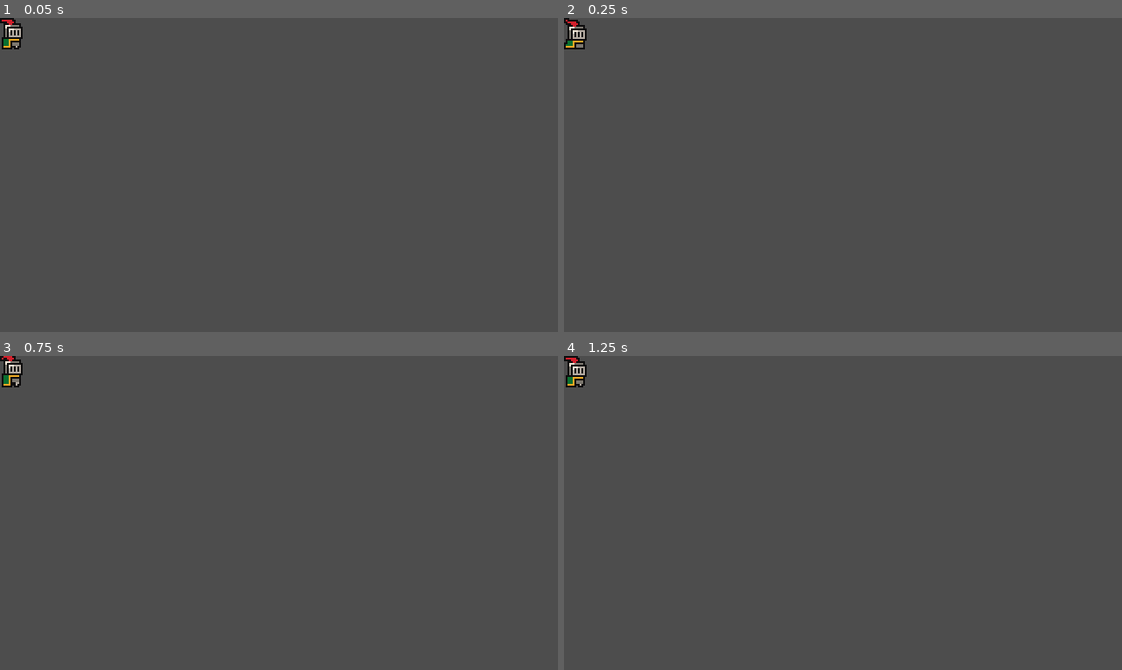
Above: before the commit, frames 1-4 (two rows, left to right).
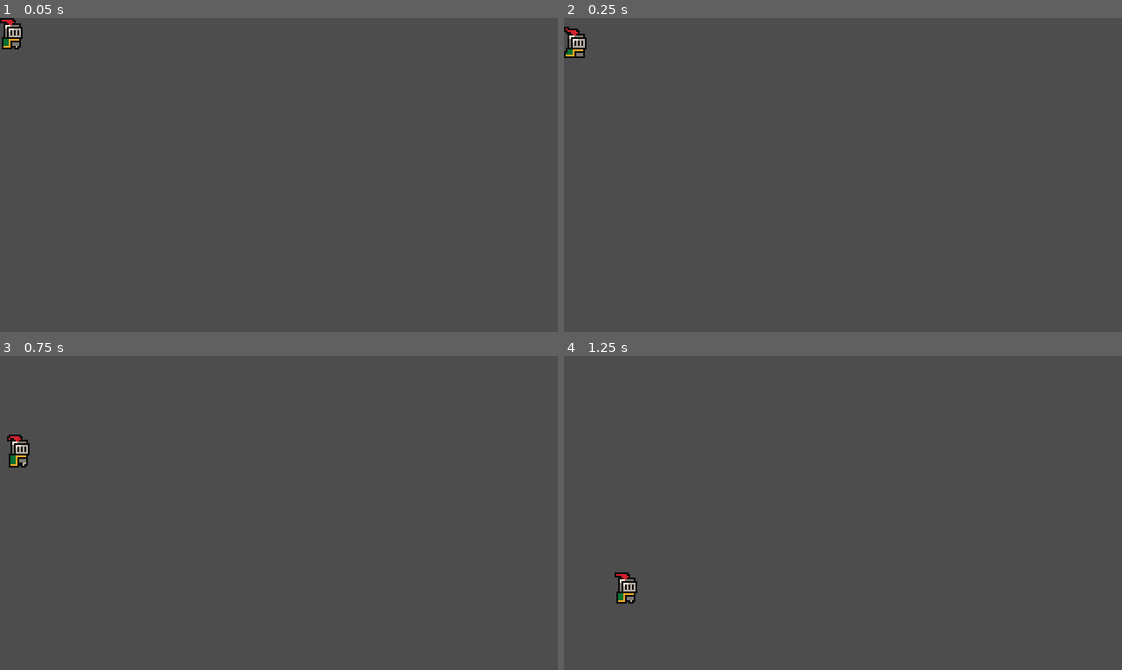
Above: after the commit, the same moments.

Repository: lucbic64/godot-platformer-game
Game: Godot game, scene res://scenes/test_world.tscn
The game is run twice, just before and just after one commit, with the same random seed, the same clock (stepped at 60 frames per second) and the same inputs. Before the commit the project starts from res://scenes/player.tscn.
Inputs:
- Up to frame 1 (0.05 s): no input
- Up to frame 2 (0.25 s): no input
- Up to frame 3 (0.75 s): tap Enter (ui_accept) at 0.5, 0.6 s; hold Right (ui_right) from 0.53 s (still down)
- Up to frame 4 (1.25 s): keep holding Right (ui_right); tap Space (jump, bound only after the commit) at 0.77, 0.8, 1.07 s

Frame 1 is identical in both runs. In frame 2, 0.4% of the frame differs, in the area x 0-5%, y 0-13%; in frame 3, 0.7%, in the area x 0-6%, y 0-36%; in frame 4, 0.7%.

Commit message:
Add basic player movement
added movement in right/ left direction and added vertical raise of the player. Added Input Map for left right and jump

Diff:
--- a/project.godot
+++ b/project.godot
@@ -11,7 +11,7 @@
 [application]
 
 config/name="Platformer Game"
-run/main_scene="res://scenes/player.tscn"
+run/main_scene="res://scenes/test_world.tscn"
 config/features=PackedStringArray("4.3", "Forward Plus")
 config/icon="res://icon.svg"
 
@@ -23,6 +23,27 @@
 window/size/window_height_override=648
 window/stretch/mode="viewport"
 
+[input]
+
+left={
+"deadzone": 0.5,
+"events": [Object(InputEventKey,"resource_local_to_scene":false,"resource_name":"","device":-1,"window_id":0,"alt_pressed":false,"shift_pressed":false,"ctrl_pressed":false,"meta_pressed":false,"pressed":false,"keycode":0,"physical_keycode":65,"key_label":0,"unicode":97,"location":0,"echo":false,"script":null)
+, Object(InputEventKey,"resource_local_to_scene":false,"resource_name":"","device":-1,"window_id":0,"alt_pressed":false,"shift_pressed":false,"ctrl_pressed":false,"meta_pressed":false,"pressed":false,"keycode":0,"physical_keycode":4194319,"key_label":0,"unicode":0,"location":0,"echo":false,"script":null)
+]
+}
+right={
+"deadzone": 0.5,
+"events": [Object(InputEventKey,"resource_local_to_scene":false,"resource_name":"","device":-1,"window_id":0,"alt_pressed":false,"shift_pressed":false,"ctrl_pressed":false,"meta_pressed":false,"pressed":false,"keycode":0,"physical_keycode":68,"key_label":0,"unicode":100,"location":0,"echo":false,"script":null)
+, Object(InputEventKey,"resource_local_to_scene":false,"resource_name":"","device":-1,"window_id":0,"alt_pressed":false,"shift_pressed":false,"ctrl_pressed":false,"meta_pressed":false,"pressed":false,"keycode":0,"physical_keycode":4194321,"key_label":0,"unicode":0,"location":0,"echo":false,"script":null)
+]
+}
+jump={
+"deadzone": 0.5,
+"events": [Object(InputEventKey,"resource_local_to_scene":false,"resource_name":"","device":-1,"window_id":0,"alt_pressed":false,"shift_pressed":false,"ctrl_pressed":false,"meta_pressed":false,"pressed":false,"keycode":0,"physical_keycode":32,"key_label":0,"unicode":32,"location":0,"echo":false,"script":null)
+, Object(InputEventKey,"resource_local_to_scene":false,"resource_name":"","device":-1,"window_id":0,"alt_pressed":false,"shift_pressed":false,"ctrl_pressed":false,"meta_pressed":false,"pressed":false,"keycode":0,"physical_keycode":4194320,"key_label":0,"unicode":0,"location":0,"echo":false,"script":null)
+]
+}
+
 [rendering]
 
 textures/canvas_textures/default_texture_filter=0
--- a/scenes/player.tscn
+++ b/scenes/player.tscn
@@ -1,5 +1,6 @@
-[gd_scene load_steps=8 format=3 uid="uid://21go3c47b0ob"]
+[gd_scene load_steps=9 format=3 uid="uid://21go3c47b0ob"]
 
+[ext_resource type="Script" path="res://scripts/player.gd" id="1_0wkak"]
 [ext_resource type="Texture2D" uid="uid://8825q1l8sjie" path="res://assets/brackeys_platformer_assets/sprites/knight.png" id="1_ngrly"]
 
 [sub_resource type="AtlasTexture" id="AtlasTexture_u7kdn"]
@@ -42,6 +43,7 @@
 size = Vector2(10, 14)
 
 [node name="Player" type="CharacterBody2D"]
+script = ExtResource("1_0wkak")
 metadata/_edit_group_ = true
 
 [node name="PlayerSprite" type="AnimatedSprite2D" parent="."]
--- a/scenes/test_world.tscn
+++ b/scenes/test_world.tscn
@@ -1,20 +1,19 @@
-[gd_scene load_steps=4 format=3 uid="uid://bhltvuh5agp4h"]
+[gd_scene load_steps=2 format=3 uid="uid://bhltvuh5agp4h"]
 
-[ext_resource type="Texture2D" uid="uid://dyiwhxn7mglh3" path="res://icon.svg" id="1_2c12c"]
-[ext_resource type="Script" path="res://scripts/player.gd" id="1_q8arx"]
-
-[sub_resource type="RectangleShape2D" id="RectangleShape2D_xpq11"]
-size = Vector2(128, 128)
+[ext_resource type="PackedScene" uid="uid://21go3c47b0ob" path="res://scenes/player.tscn" id="1_ol4xw"]
 
 [node name="TestWorld" type="Node2D"]
 
-[node name="Player" type="CharacterBody2D" parent="."]
-position = Vector2(238, 504)
-script = ExtResource("1_q8arx")
-metadata/_edit_group_ = true
+[node name="Player" parent="." instance=ExtResource("1_ol4xw")]
+max_speed = 50.0
+acceleration = 200.0
+friction_percentage = 5.0
+jump_height = 20.0
+jump_time_to_peak = 0.5
+jump_time_to_descent = 0.5
 
-[node name="CollisionShape2D" type="CollisionShape2D" parent="Player"]
-shape = SubResource("RectangleShape2D_xpq11")
+[node name="StaticBody2D" type="StaticBody2D" parent="."]
 
-[node name="Icon" type="Sprite2D" parent="Player"]
-texture = ExtResource("1_2c12c")
+[node name="CollisionPolygon2D" type="CollisionPolygon2D" parent="StaticBody2D"]
+position = Vector2(1, 0)
+polygon = PackedVector2Array(0, 159, 22, 158, 23, 142, 44, 143, 43, 177, 66, 178, 66, 163, 89, 162, 89, 149, 106, 148, 107, 134, 134, 134, 145, 134, 145, 122, 158, 122, 158, 107, 189, 90, 189, 133, 240, 132, 239, 86, 207, 86, 207, 78, 254, 79, 254, 63, 278, 63, 278, 0, 337, 0, 337, 196, -10, 195, -14, 0, -1, 0)
--- a/scripts/player.gd
+++ b/scripts/player.gd
@@ -1,25 +1,33 @@
 extends CharacterBody2D
 
+@export var max_speed: float = 200.0
+@export var acceleration = 50.0
+@export var friction_percentage = .2
+@export var air_friction_percentage = .05
 
-@export var speed = 300.0
-@export var jump_velocity = -400.0
+@export var jump_height: float
+@export var jump_time_to_peak: float
+@export var jump_time_to_descent: float
 
+@onready var jump_velocity = (2.0 * jump_height) / jump_time_to_peak * -1.0
+@onready var jump_gravity = (2.0 * jump_height) / jump_time_to_peak ** 2
+@onready var fall_gravity = (2.0 * jump_height) / jump_time_to_descent ** 2
+
+var gravity: float:
+	get():
+		return jump_gravity if velocity.y < 0 else fall_gravity
 
 func _physics_process(delta: float) -> void:
-	# Add the gravity.
-	if not is_on_floor():
-		velocity += get_gravity() * delta
+	velocity.y += gravity * delta
 
-	# Handle jump.
-	if Input.is_action_just_pressed("ui_accept") and is_on_floor():
+	var direction := Input.get_axis("left", "right")
+
+	if direction:
+		velocity.x = move_toward(velocity.x, max_speed * direction, acceleration * delta)
+	else:
+		velocity.x = lerp(velocity.x, 0.0, (friction_percentage if is_on_floor() else air_friction_percentage) * delta)
+
+	if is_on_floor() and Input.is_action_just_pressed("jump"):
 		velocity.y = jump_velocity
 
-	# Get the input direction and handle the movement/deceleration.
-	# As good practice, you should replace UI actions with custom gameplay actions.
-	var direction := Input.get_axis("ui_left", "ui_right")
-	if direction:
-		velocity.x = direction * speed
-	else:
-		velocity.x = move_toward(velocity.x, 0, speed)
-
 	move_and_slide()
